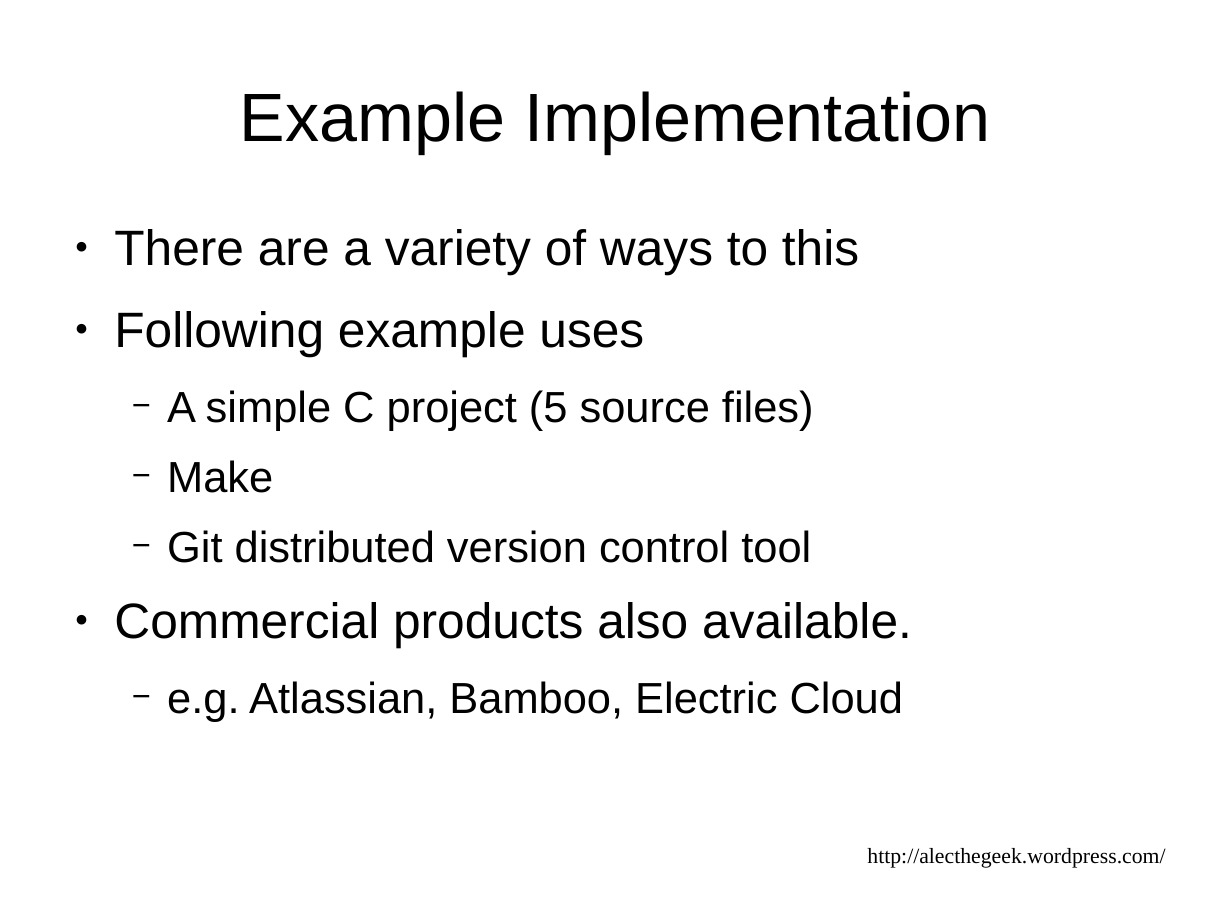
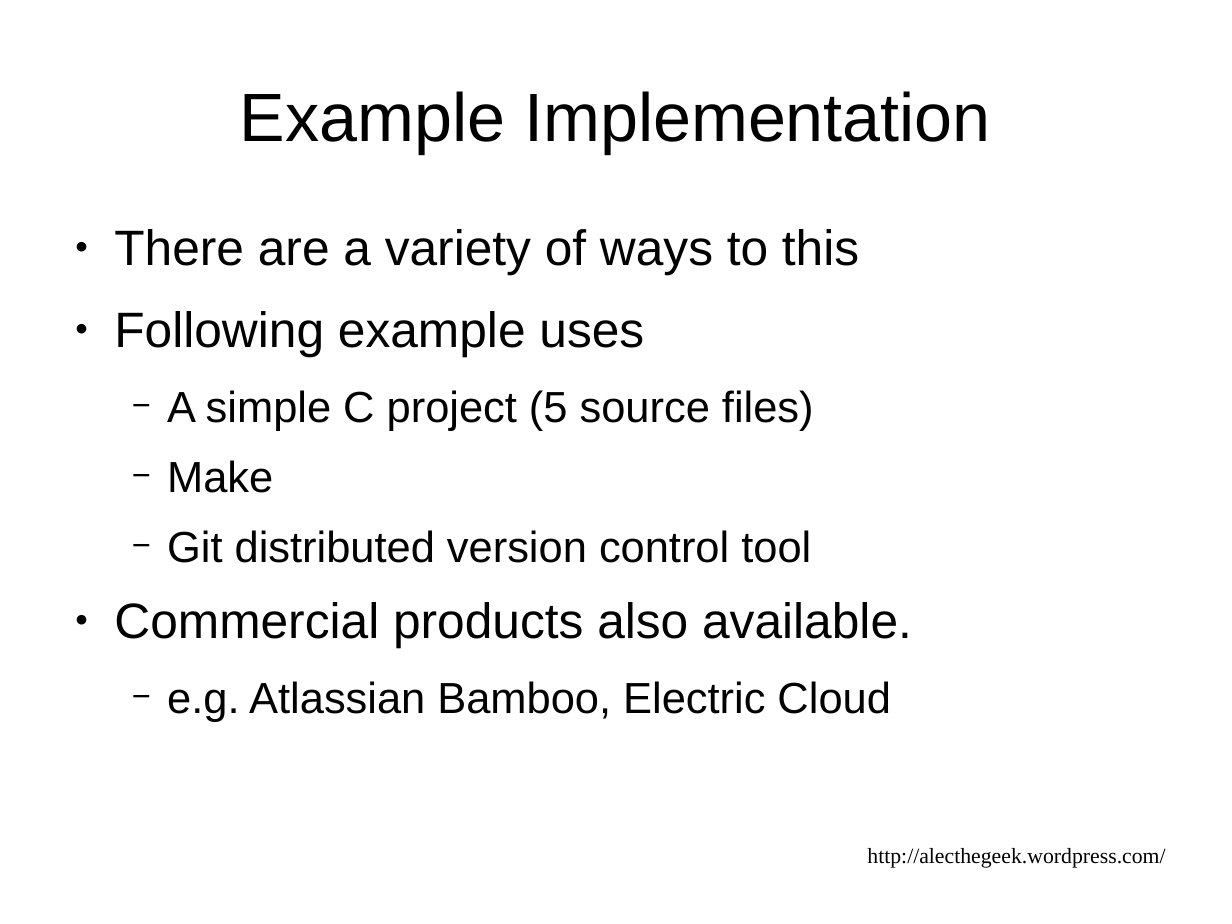
Before and after one commit to alecthegeek/gitbuilding, a slide deck: slide 18 of DevOpsDownUnderPresentation.odp. Drawn at 1232x924 pixels with LibreOffice and Linux fonts; fonts in the diff are those of the drawing. Boxes give left, top, right and bottom in pixels: in the first picture for what was removed or moved away, otherwise in the second. Text is boxed around its words. In the diff, an @@ line names an element or a change of style, - is before the commit and + after.

```diff
--- a/DevOpsDownUnderPresentation.odp
+++ b/DevOpsDownUnderPresentation.odp
@@ text at [167,681,890,722]: text changed @@
-  − e.g. Atlassian, Bamboo, Electric Cloud
+  − e.g. Atlassian Bamboo, Electric Cloud
```
Also in this commit, not shown: 5 other slides changed, 2 other files.
